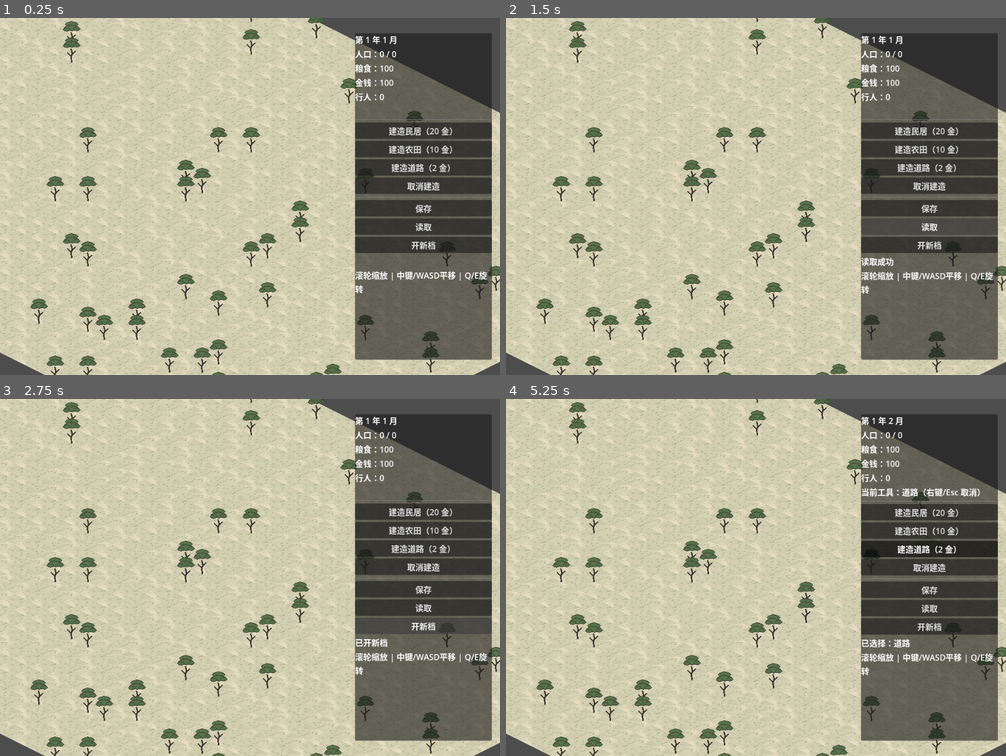
Above: before the commit, frames 1-4 (two rows, left to right).
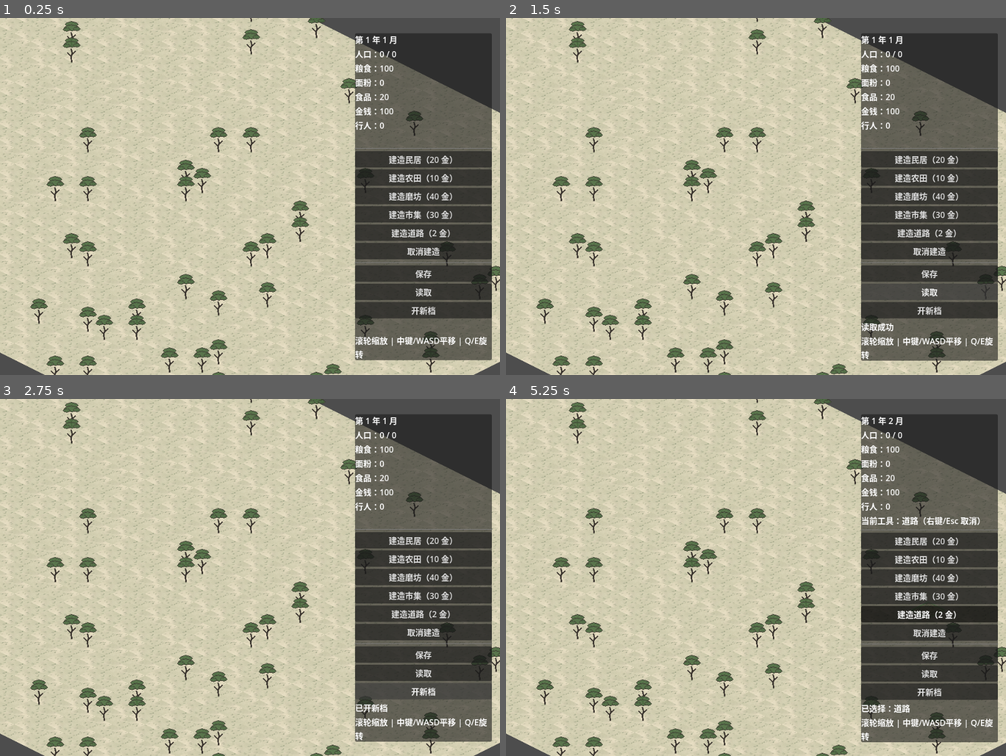
Above: after the commit, the same moments.

Repository: kreator666/tiny
Game: Godot game, scene res://scenes/main.tscn
Same seed, same stepped clock (60 frames per second), same inputs: the game is played once before the commit and once after it.
Inputs:
- Up to frame 1 (0.25 s): no input
- Up to frame 2 (1.5 s): click "保存" at 0.5 s; click "读取" at 1.25 s
- Up to frame 3 (2.75 s): click "开新档" at 2 s
- Up to frame 4 (5.25 s): click "建造民居（20 金）" at 2.75 s; click "读取" at 3.5 s; click "建造农田（10 金）" at 4.25 s; click "建造道路（2 金）" at 5 s

The runs differ from the first frame. In frame 1, 9.5% of the frame differs, in the area x 70-99%, y 16-96%; in frame 2, 9.3%; in frame 3, 9.2%; in frame 4, 10%, in the area x 70-99%, y 16-97%.

Commit message:
生产链：农田->磨坊->市集->民居
- 新建筑磨坊(40金)：每月至多6粮->面粉；市集(30金)：至多6面粉->食品
- 民居改吃食品；有粮无食时提示建磨坊市集
- 市集派挑夫上街(暖色tint)，与民居路人区分
- 数值关系：1农田(4粮/月)约供养8人
- 新增素材 mill.png(水车磨坊) market.png(酒旗市集)，HUD加面粉/食品
- 修复：月份推演漏掉农田产粮环节（测试数据暴露：粮食只降不产）

Diff:
--- a/data/buildings.json
+++ b/data/buildings.json
@@ -5,7 +5,7 @@
 		"pop_capacity": 8,
 		"texture": "house.png",
 		"flat": false,
-		"desc": "提供人口上限，需邻接道路、有行人往来才会发展"
+		"desc": "住 8 人。每月消耗食品，需邻路、有行人往来才发展"
 	},
 	"farm": {
 		"name": "农田",
@@ -13,7 +13,27 @@
 		"grain_per_month": 4,
 		"texture": "farm.png",
 		"flat": true,
-		"desc": "每月产出粮食，需邻接道路才运送"
+		"desc": "每月产出 4 粮食（需磨坊、市集加工后百姓才能吃）"
+	},
+	"mill": {
+		"name": "磨坊",
+		"cost_gold": 40,
+		"convert_from": "grain",
+		"convert_to": "flour",
+		"convert_rate": 6,
+		"texture": "mill.png",
+		"flat": false,
+		"desc": "每月把至多 6 粮磨成面粉，需邻路"
+	},
+	"market": {
+		"name": "市集",
+		"cost_gold": 30,
+		"convert_from": "flour",
+		"convert_to": "food",
+		"convert_rate": 6,
+		"texture": "market.png",
+		"flat": false,
+		"desc": "每月把至多 6 面粉做成食品，需邻路，派挑夫服务民居"
 	},
 	"road": {
 		"name": "道路",
--- a/scripts/main.gd
+++ b/scripts/main.gd
@@ -2,9 +2,9 @@
 ## 游戏主逻辑：网格地图、建筑放置、月份推演、HUD。
 ## 渲染：45° 斜投影（菱形地砖）+ 建筑立牌（billboard）+ 深度排序遮挡。
 ## 视角：滚轮缩放（以鼠标为中心）、中键拖拽平移、WASD/方向键平移、Q/E 旋转 90°。
-## 核心玩法：法老王式道路+行人系统——
-##   建筑需邻接道路激活；民居派出行人沿路随机行走，
-##   行人经过的道路格会“服务”相邻民居，无服务的民居停止发展。
+## 核心玩法：法老王式道路+行人系统 + 生产链——
+##   农田 -> 粮食 -> 磨坊 -> 面粉 -> 市集 -> 食品 -> 民居。
+##   建筑需邻接道路激活；行人（居民/挑夫）沿路随机行走并服务相邻民居。
 ## 时间流速：每 2 秒 = 1 个月。
 ## 素材：程序化生成工笔画风（tools/gen_gongbi_assets.py）。
 
@@ -31,8 +31,8 @@
 # 行人参数
 const WALK_SPEED := 2.5  # 格/秒
 const WALKER_STEPS := 20  # 每次出行走的步数
-const WALKER_MAX := 60
-const SPAWN_INTERVAL := 3.0  # 每个民居的派人间隔（秒）
+const WALKER_MAX := 80
+const SPAWN_INTERVAL := 3.0  # 每个来源建筑的派人间隔（秒）
 
 const GROUND_0: Texture2D = preload("res://assets/gongbi/ground_0.png")
 const GROUND_1: Texture2D = preload("res://assets/gongbi/ground_1.png")
@@ -46,12 +46,14 @@
 var grass: Dictionary = {}  # Vector2i 坐标 -> 草地块变体索引(0/1)
 var trees: Dictionary = {}  # Vector2i 坐标 -> true
 
-var walkers: Array = []  # 每个行人: {pos, cur, nxt, t, left, prev}
+var walkers: Array = []  # 每个行人: {pos, cur, nxt, t, left, prev, kind} kind: 0居民 1挑夫
 var serviced: Dictionary = {}  # 民居格 -> 最近一次被行人服务的月份序号
 
 var population := 0
 var pop_capacity := 0  # 由民居数量决定，每次变化时重算
 var grain := 100.0
+var flour := 0.0
+var food := 20.0  # 开局存粮让百姓能撑到产业链建成
 var gold := 100.0
 var year := 1
 var month := 1
@@ -73,6 +75,8 @@
 # HUD 节点引用（在 _build_hud 中创建）
 var _pop_label: Label
 var _grain_label: Label
+var _flour_label: Label
+var _food_label: Label
 var _gold_label: Label
 var _date_label: Label
 var _tool_label: Label
@@ -181,11 +185,15 @@
 
 func _spawn_walkers() -> void:
 	for cell: Vector2i in buildings:
-		if buildings[cell] != "house":
+		var btype: String = buildings[cell]
+		# 民居派居民(kind 0)，市集派挑夫(kind 1)
+		var kind := -1
+		if btype == "house":
+			kind = 0
+		elif btype == "market":
+			kind = 1
+		if kind < 0 or walkers.size() >= WALKER_MAX:
 			continue
-		# 只要有邻路就派行人（房子即代表有住户），保证冷启动
-		if walkers.size() >= WALKER_MAX:
-			return
 		if not _has_adjacent_road(cell):
 			continue
 		var roads := _road_neighbors(cell)
@@ -200,6 +208,7 @@
 			"prev": cell,
 			"t": 0.0,
 			"left": WALKER_STEPS,
+			"kind": kind,
 		})
 		_service_around(start)
 
@@ -361,12 +370,23 @@
 func _advance_month() -> void:
 	_months_total += 1
 
-	# 农田产出（需邻接道路，粮食才运得出去）
-	var farm_count := 0
+	# 生产链：农田产粮 -> 磨坊磨面 -> 市集做食品
+	# （数据驱动：buildings.json 里的 grain_per_month / convert_from/to/rate 字段）
+	var stock := {"grain": grain, "flour": flour, "food": food}
 	for cell: Vector2i in buildings:
-		if buildings[cell] == "farm" and _has_adjacent_road(cell):
-			farm_count += 1
-	grain += farm_count * int(building_defs["farm"]["grain_per_month"])
+		var btype: String = buildings[cell]
+		var def: Dictionary = building_defs.get(btype, {})
+		if not _has_adjacent_road(cell):
+			continue
+		if def.has("grain_per_month"):
+			stock["grain"] = float(stock["grain"]) + float(def["grain_per_month"])
+		if def.has("convert_from"):
+			var use: float = minf(float(def["convert_rate"]), float(stock[def["convert_from"]]))
+			stock[def["convert_from"]] = float(stock[def["convert_from"]]) - use
+			stock[def["convert_to"]] = float(stock[def["convert_to"]]) + use
+	grain = stock["grain"]
+	flour = stock["flour"]
+	food = stock["food"]
 
 	# 民居有效容量 = 容量 x 近期有行人往来的民居比例
 	var house_cells: Array[Vector2i] = []
@@ -384,18 +404,21 @@
 		if ratio < 0.5 and population > 0:
 			_show_message("部分民居缺乏行人往来，发展停滞")
 
-	# 人口消耗粮食
+	# 人口消耗食品
 	var consumption: int = int(ceil(population * 0.5))
-	if grain >= consumption:
-		grain -= consumption
+	if food >= consumption:
+		food -= consumption
 		# 有饭吃：人口向有效容量缓慢增长
 		if population < eff_capacity:
 			population = mini(eff_capacity, population + maxi(1, eff_capacity / 20))
 	elif population > 0:
-		grain = 0.0
+		food = 0.0
 		# 饥荒：人口衰减
 		population = maxi(0, population - maxi(1, population / 10))
-		_show_message("饥荒！人口下降")
+		if grain > 0 or flour > 0:
+			_show_message("有粮无食！需要磨坊和市集把粮食端上桌")
+		else:
+			_show_message("饥荒！人口下降")
 
 	# 无人行走的民居会逐渐流失人口
 	if not house_cells.is_empty() and eff_capacity < pop_capacity and population > eff_capacity:
@@ -434,6 +457,8 @@
 	var state := {
 		"population": population,
 		"grain": grain,
+		"flour": flour,
+		"food": food,
 		"gold": gold,
 		"year": year,
 		"month": month,
@@ -452,6 +477,8 @@
 		return
 	population = int(state["population"])
 	grain = float(state["grain"])
+	flour = float(state.get("flour", 0.0))
+	food = float(state.get("food", 20.0))
 	gold = float(state["gold"])
 	year = int(state["year"])
 	month = int(state["month"])
@@ -477,6 +504,8 @@
 	_months_total = 0
 	population = 0
 	grain = 100.0
+	flour = 0.0
+	food = 20.0
 	gold = 100.0
 	year = 1
 	month = 1
@@ -508,6 +537,10 @@
 	box.add_child(_pop_label)
 	_grain_label = Label.new()
 	box.add_child(_grain_label)
+	_flour_label = Label.new()
+	box.add_child(_flour_label)
+	_food_label = Label.new()
+	box.add_child(_food_label)
 	_gold_label = Label.new()
 	box.add_child(_gold_label)
 	_walker_label = Label.new()
@@ -576,6 +609,8 @@
 	_date_label.text = "第 %d 年 %d 月" % [year, month]
 	_pop_label.text = "人口：%d / %d" % [population, pop_capacity]
 	_grain_label.text = "粮食：%d" % int(grain)
+	_flour_label.text = "面粉：%d" % int(flour)
+	_food_label.text = "食品：%d" % int(food)
 	_gold_label.text = "金钱：%d" % int(gold)
 	_walker_label.text = "行人：%d" % walkers.size()
 
@@ -615,7 +650,7 @@
 				var p2 := MAP_ORIGIN + Vector2(cell + dir) * CELL + Vector2(CELL, CELL) / 2
 				draw_line(p1, p2, Color(0.42, 0.36, 0.28), 3.0)
 
-	# 立牌层：民居/松树/行人，按深度排序实现遮挡
+	# 立牌层：民居/磨坊/市集/松树/行人，按深度排序实现遮挡
 	var dv: Vector2 = DEPTH_VECS[_rot]
 	var items := []
 	for cell: Vector2i in trees:
@@ -632,7 +667,9 @@
 			var w: Dictionary = item[3]
 			var wbase: Vector2 = _proj() * (MAP_ORIGIN + w.pos * CELL + Vector2(CELL, CELL) / 2)
 			draw_set_transform_matrix(_proj().affine_inverse() * Transform2D(0, wbase))
-			draw_texture(VILLAGER_TEX, Vector2(-6, -18))
+			# 挑夫(kind 1)罩暖色 tint，与居民区分
+			var tint := Color(0.95, 0.78, 0.6) if int(w.get("kind", 0)) == 1 else Color.WHITE
+			draw_texture(VILLAGER_TEX, Vector2(-6, -18), tint)
 			draw_set_transform_matrix(Transform2D())
 			continue
 		var cell: Vector2i = item[1]
@@ -650,8 +687,8 @@
 		var valid := not buildings.has(hover_cell) and not trees.has(hover_cell)
 		var p0 := MAP_ORIGIN + Vector2(hover_cell) * CELL
 		var corners := [p0, p0 + Vector2(CELL, 0), p0 + Vector2(CELL, CELL), p0 + Vector2(0, CELL)]
-		var tint := Color(0.4, 0.9, 0.4, 0.25) if valid else Color(0.9, 0.3, 0.3, 0.35)
-		draw_colored_polygon(corners, tint)
+		var tint2 := Color(0.4, 0.9, 0.4, 0.25) if valid else Color(0.9, 0.3, 0.3, 0.35)
+		draw_colored_polygon(corners, tint2)
 		draw_polyline(corners + [corners[0]], Color(0.4, 0.9, 0.4) if valid else Color(0.9, 0.3, 0.3), 1.5)
 		if valid:
 			var ghost_def: Dictionary = building_defs[selected_tool]
Binary file added: assets/gongbi/market.png
Not shown, added: assets/gongbi/market.png.import
Binary file added: assets/gongbi/mill.png
Not shown, added: assets/gongbi/mill.png.import
Not shown, changed: tools/gen_gongbi_assets.py
